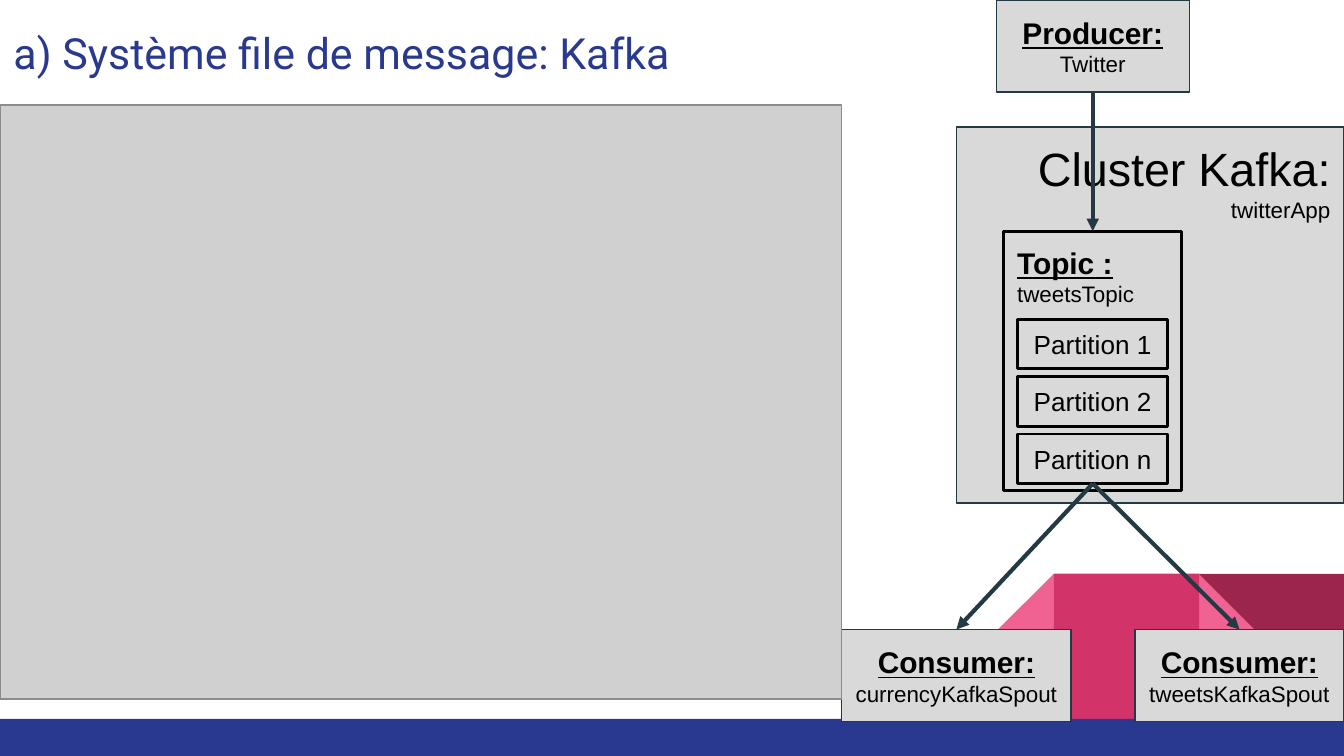
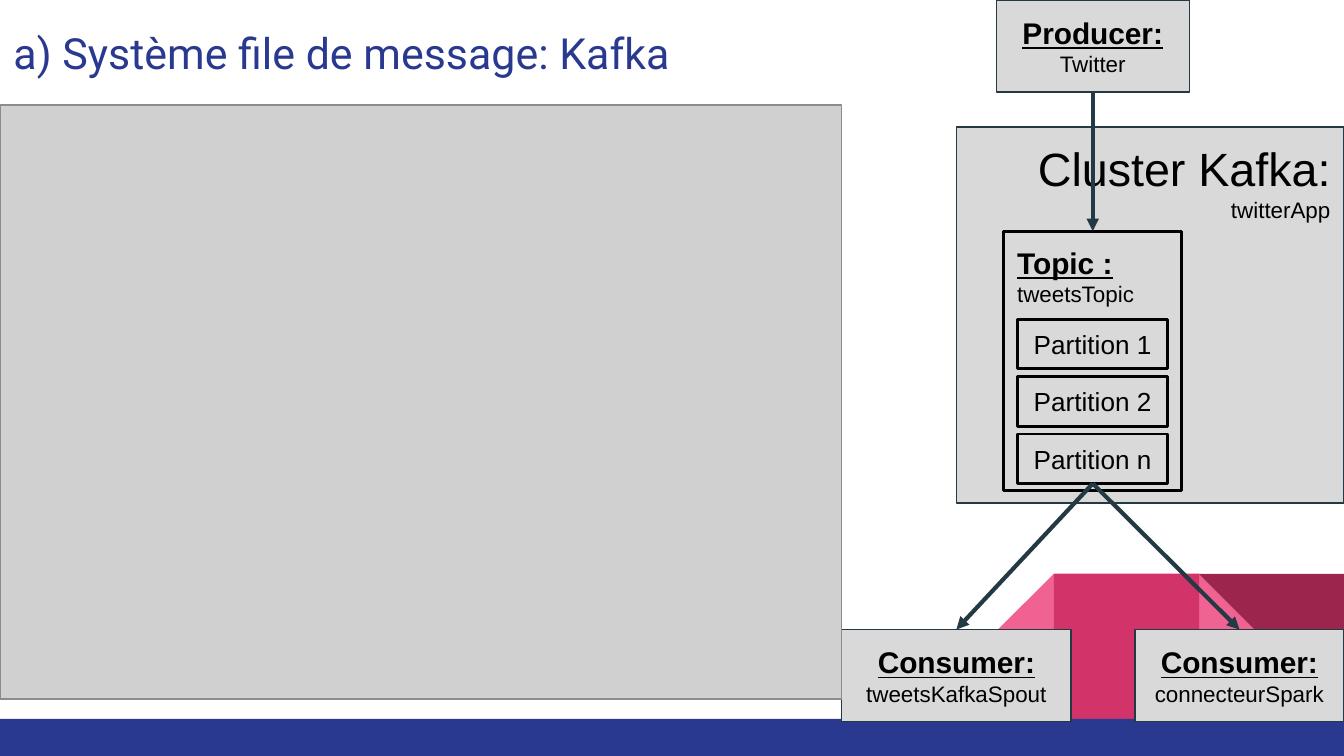
Before and after one commit to carolio7/lambda_architecture_for_tweetsProcessing, a slide deck: slide 13 of presentation/presentation_projet5_v01.pptx (slide 12 before the commit). Drawn at 1344x756 pixels with LibreOffice and Linux fonts; fonts in the diff are those of the drawing; grey boxes stand for pictures. Boxes give left, top, right and bottom in pixels: in the first picture for what was removed or moved away, otherwise in the second. Text is boxed around its words. In the diff, an @@ line names an element or a change of style, - is before the commit and + after.

```diff
--- a/presentation/presentation_projet5_v01.pptx
+++ b/presentation/presentation_projet5_v01.pptx
@@ rectangle "Consumer:": place and size @@
-rectangle "Consumer:" at box(1134, 629, 1344, 720)
+rectangle "Consumer:" at box(841, 629, 1071, 720)
@@ rectangle removed at box(841, 629, 1071, 720) @@
-Consumer:
-currencyKafkaSpout
@@ rectangle added at box(1134, 629, 1344, 720), fill #D9D9D9, outline #233A44 0.75 pt, 12 pt, text #000000 @@
+Consumer:
+connecteurSpark
```
Also in this commit, not shown: 11 other slides changed, 1 slide added, 1 slide removed, 1 other file.
